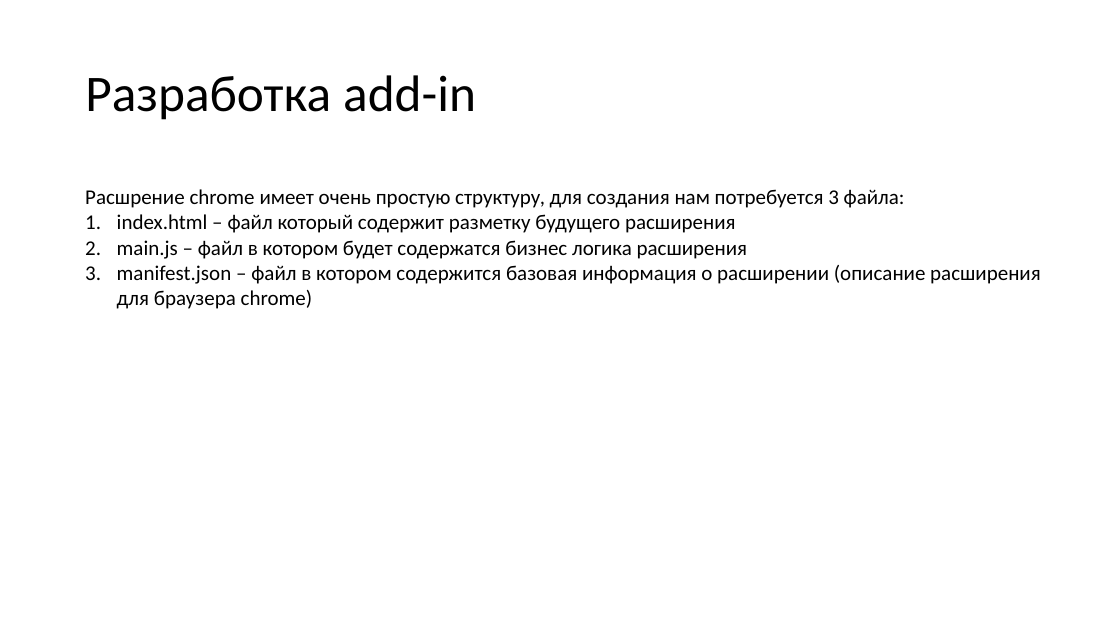
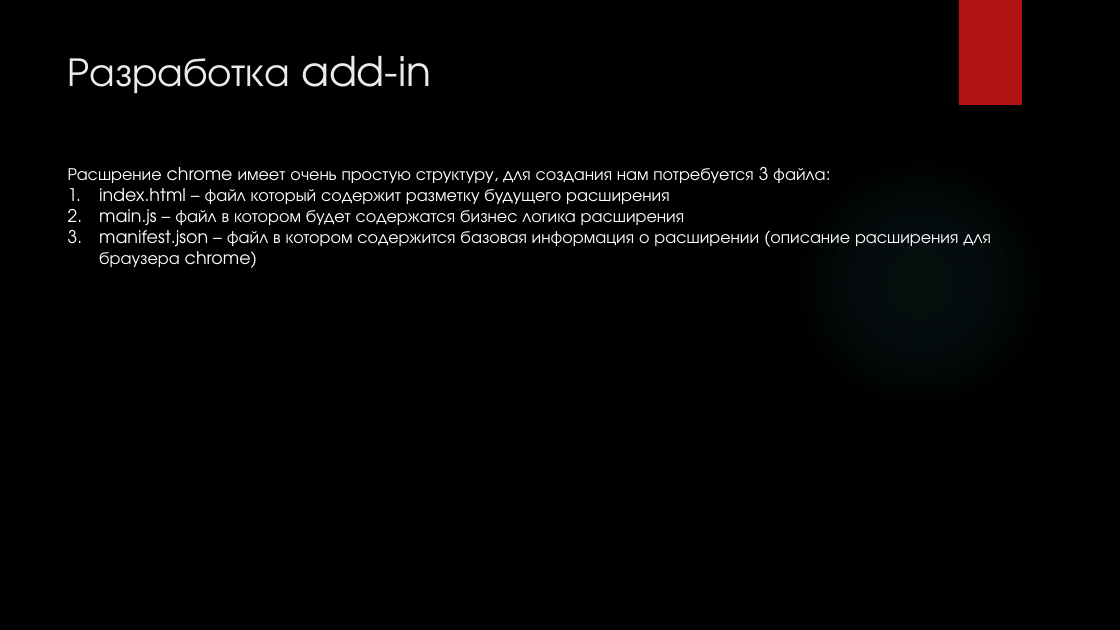
Before and after one commit to oleg-vasilyev/AutofillExtension, a slide deck: slide 3 of AutoFill_Extension.pptx. Drawn at 1120x630 pixels with LibreOffice and Linux fonts; fonts in the diff are those of the drawing; background and template pictures are left out. Boxes give left, top, right and bottom in pixels: in the first picture for what was removed or moved away, otherwise in the second. Text is boxed around its words. In the diff, an @@ line names an element or a change of style, - is before the commit and + after.

```diff
--- a/AutoFill_Extension.pptx
+++ b/AutoFill_Extension.pptx
@@ background #FFFFFF to picture (left out) @@
@@ rectangle added at <box>959,0,1022,105</box>, fill #B01513 @@
@@ title "Разработка add-in": place and size @@
-title "Разработка add-in" at <box>85,75,476,120</box>
+title "Разработка add-in" at <box>68,55,431,94</box>
@@ title "Разработка add-in" at <box>68,55,431,94</box>: size 44 to 35 pt, font Calibri to TeX Gyre Adventor, text colour #000000 to #EBEBEB; line spacing 0.9 to 1; vertical alignment middle to top @@
@@ text "Расшрение chrome имеет очень простую ...": place and size @@
-text "Расшрение chrome имеет очень простую ..." at <box>85,189,1041,309</box>
+text "Расшрение chrome имеет очень простую ..." at <box>68,167,991,268</box>
@@ text "Расшрение chrome имеет очень простую ..." at <box>68,167,991,268</box>: size 18 to 15 pt, font Calibri to TeX Gyre Adventor, text colour #000000 to #FFFFFF @@
@@ ellipse added at <box>791,154,1049,413</box>, fill gradient #50B9C1 @@
```
Also in this commit, not shown: 3 other slides changed, 2 slides added, 3 slides removed, 3 other files.
